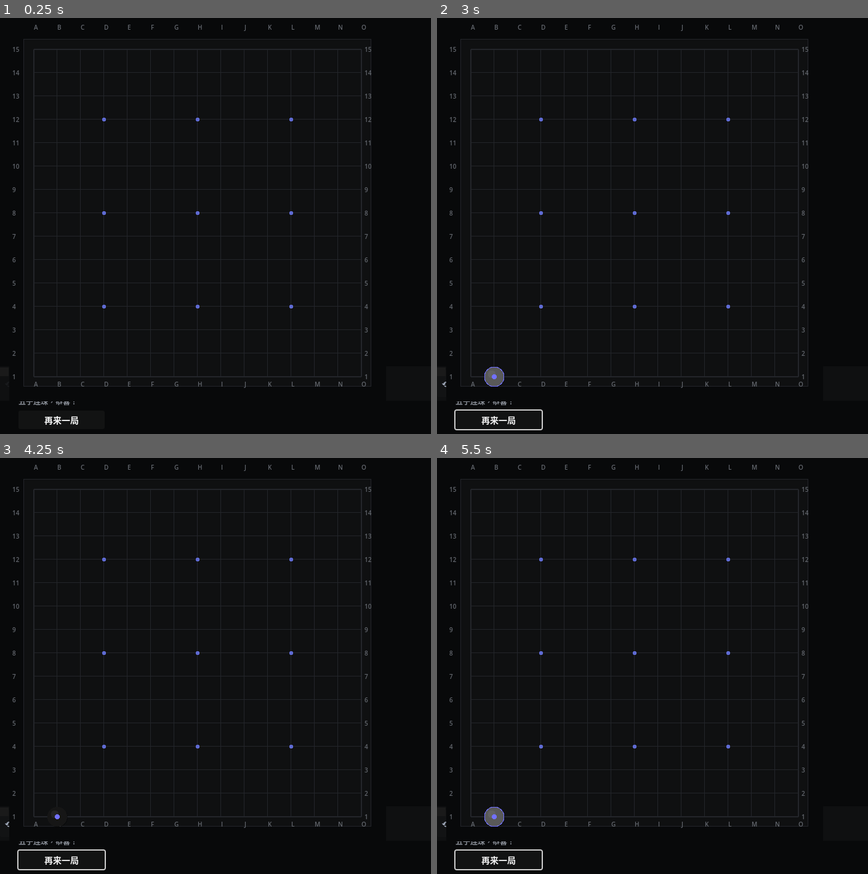
Above: before the commit, frames 1-4 (two rows, left to right).
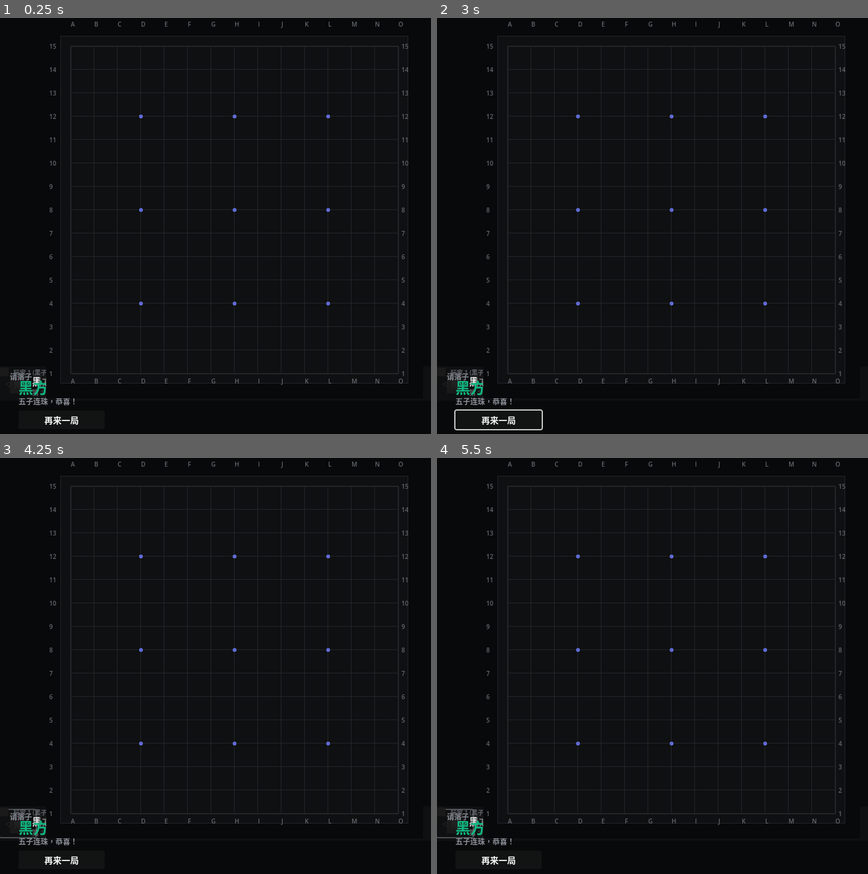
Above: after the commit, the same moments.

Repository: 2640735332/gomoku
Game: Godot game, scene res://Scenes/main.tscn
Same seed, same stepped clock (60 frames per second), same inputs: the game is played once before the commit and once after it.
Inputs (mouse positions are in pixels of both pictures, inside the frame that each line leads up to):
- Up to frame 1 (0.25 s): no input
- Up to frame 2 (3 s): click "再来一局" at 0.5 s; click "再来一局" at 1.25 s; click "再来一局" at 2 s; click "⟳ 重置" at 2.75 s
- Up to frame 3 (4.25 s): click (17, 824) at 3.5 s, where only the run before the commit has a clickable "⟲ 悔棋"
- Up to frame 4 (5.5 s): click (454, 824) at 4.25 s, where only the run before the commit has a clickable "⟲ 悔棋"; click "⟳ 重置" at 5 s

The runs differ from the first frame. In frame 1, 9.3% of the frame differs, in the area x 2-95%, y 0-93%; in frame 2, 9.5%; in frame 3, 9.5%; in frame 4, 9.7%, in the area x 0-95%, y 0-100%.

Commit message:
fix: code-driven layout for landscape/portrait, dynamic position calc
- main.gd: _layout_elements() computes Board/UI positions from viewport size
- main.gd: listen viewport size_changed for orientation changes
- main.tscn: Content fills full screen, child positions managed by code
- export_presets: fix keystore path to local debug.keystore
- UI test 18/18 passed, no warnings

Diff:
--- a/Scenes/main.tscn
+++ b/Scenes/main.tscn
@@ -24,26 +24,17 @@
 
 [node name="Content" type="Control" parent="."]
 layout_mode = 1
-anchors_preset = 8
-anchor_left = 0.5
-anchor_top = 0.5
-anchor_right = 0.5
-anchor_bottom = 0.5
-offset_left = -350.0
-offset_top = -350.0
-offset_right = 350.0
-offset_bottom = 350.0
+anchors_preset = 15
+anchor_right = 1.0
+anchor_bottom = 1.0
+offset_right = 0.0
+offset_bottom = 0.0
 mouse_filter = 2
 
 [node name="GameUI" parent="Content" instance=ExtResource("2_hjol7")]
 unique_name_in_owner = true
 layout_mode = 0
-offset_top = 570.0
 
 [node name="GameBoard" parent="Content" instance=ExtResource("3_8y41h")]
 unique_name_in_owner = true
 layout_mode = 0
-offset_left = 15.0
-offset_top = 15.0
-offset_right = 585.0
-offset_bottom = 555.0
--- a/Scripts/main.gd
+++ b/Scripts/main.gd
@@ -21,6 +21,44 @@
 		ui.reset_pressed.connect(_on_reset)
 		ui.exit_pressed.connect(_on_exit)
 
+	# 动态布局：根据 viewport 尺寸调整 Board 和 UI 位置
+	_layout_elements()
+
+	# 监听大小变化（横竖屏切换）
+	get_viewport().size_changed.connect(_on_viewport_size_changed)
+
+	_refresh()
+
+func _layout_elements():
+	"""根据当前 viewport 尺寸动态布局 Board 和 UI"""
+	var vp_size = get_viewport().get_visible_rect().size
+	var vp_w = vp_size.x
+	var vp_h = vp_size.y
+
+	# UI 高度固定 130px，贴底
+	var ui_h = 130
+	var ui_top = vp_h - ui_h
+
+	if ui:
+		# 使用 PRESET_TOP_LEFT 避免与 full_rect 冲突
+		ui.anchors_preset = Control.PRESET_TOP_LEFT
+		ui.position = Vector2(0, ui_top)
+		ui.size = Vector2(vp_w, ui_h)
+
+	# Board 在剩余区域居中，正方形
+	var available_h = ui_top
+	var board_size = min(vp_w - 20, available_h - 20)
+	board_size = max(400, min(board_size, 600))
+	var board_x = (vp_w - board_size) / 2
+	var board_y = (available_h - board_size) / 2
+
+	if board:
+		board.anchors_preset = Control.PRESET_TOP_LEFT
+		board.position = Vector2(board_x, board_y)
+		board.size = Vector2(board_size, board_size)
+
+func _on_viewport_size_changed():
+	_layout_elements()
 	_refresh()
 
 func _on_cell_clicked(row: int, col: int):
Not shown, changed: export_presets.cfg
